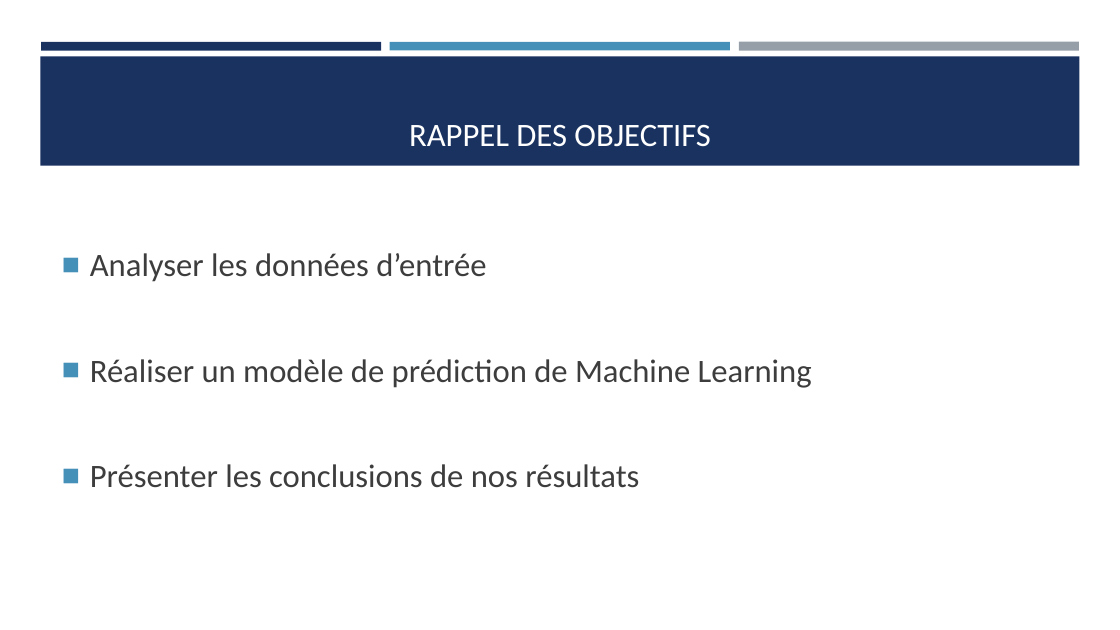
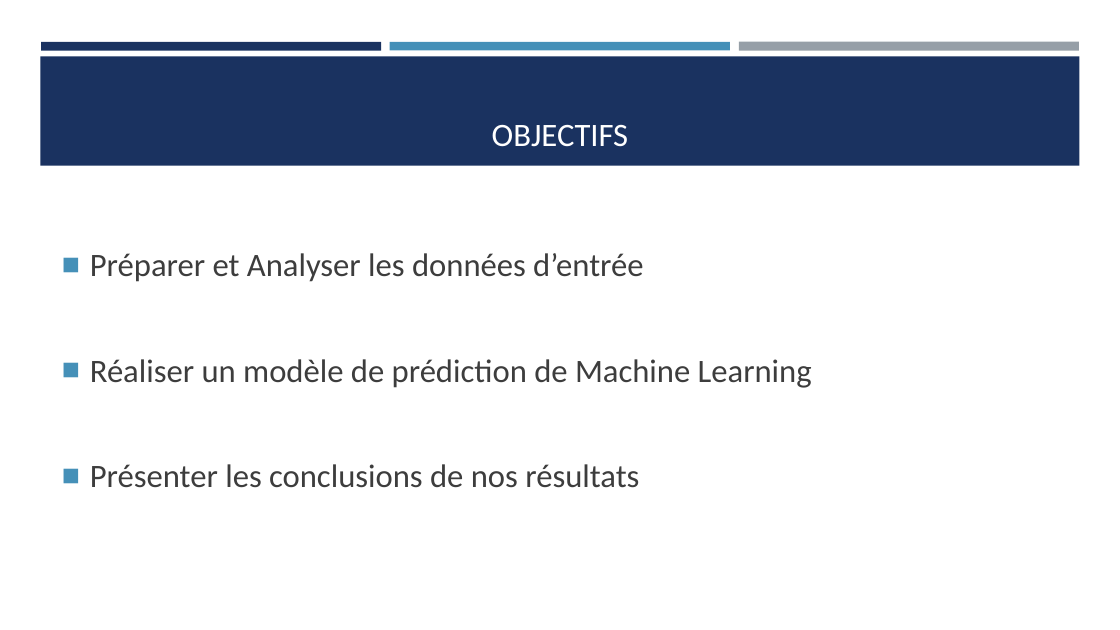
Before and after one commit to Ace4teaM/OCR-NovaTech, a slide deck: slide 5 of Presentation.pptx (slide 6 before the commit). Drawn at 1120x630 pixels with LibreOffice and Linux fonts; fonts in the diff are those of the drawing. Boxes give left, top, right and bottom in pixels: in the first picture for what was removed or moved away, otherwise in the second. Text is boxed around its words. In the diff, an @@ line names an element or a change of style, - is before the commit and + after.

```diff
--- a/Presentation.pptx
+++ b/Presentation.pptx
@@ title at (492,125,628,147): text changed @@
-RAPPEL DES OBJECTIFS
+OBJECTIFS
@@ text at (90,253,643,282): text changed @@
-■ Analyser les données d’entrée
+■ Préparer et Analyser les données d’entrée
```
Also in this commit, not shown: 16 other slides changed, 8 slides added, 5 slides removed, 6 other files.
